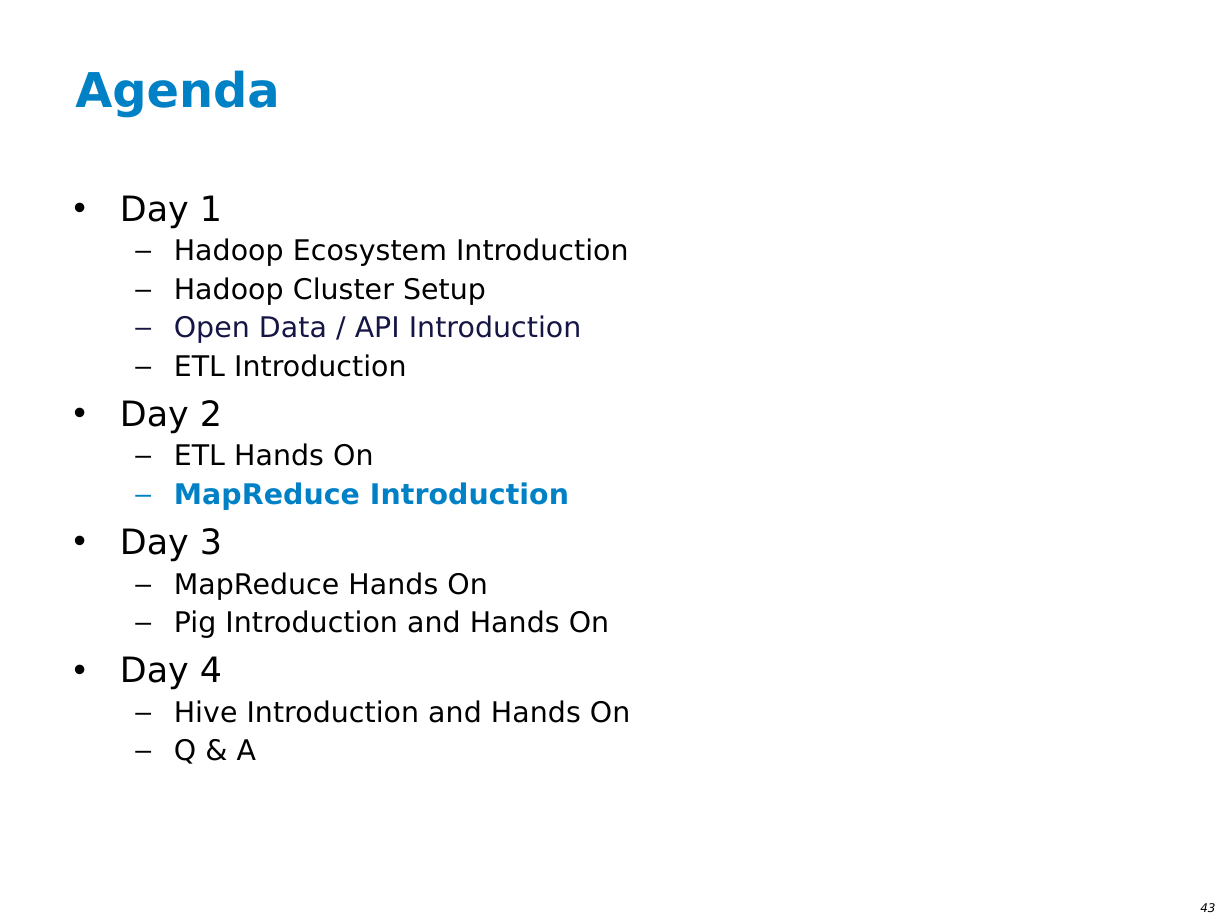
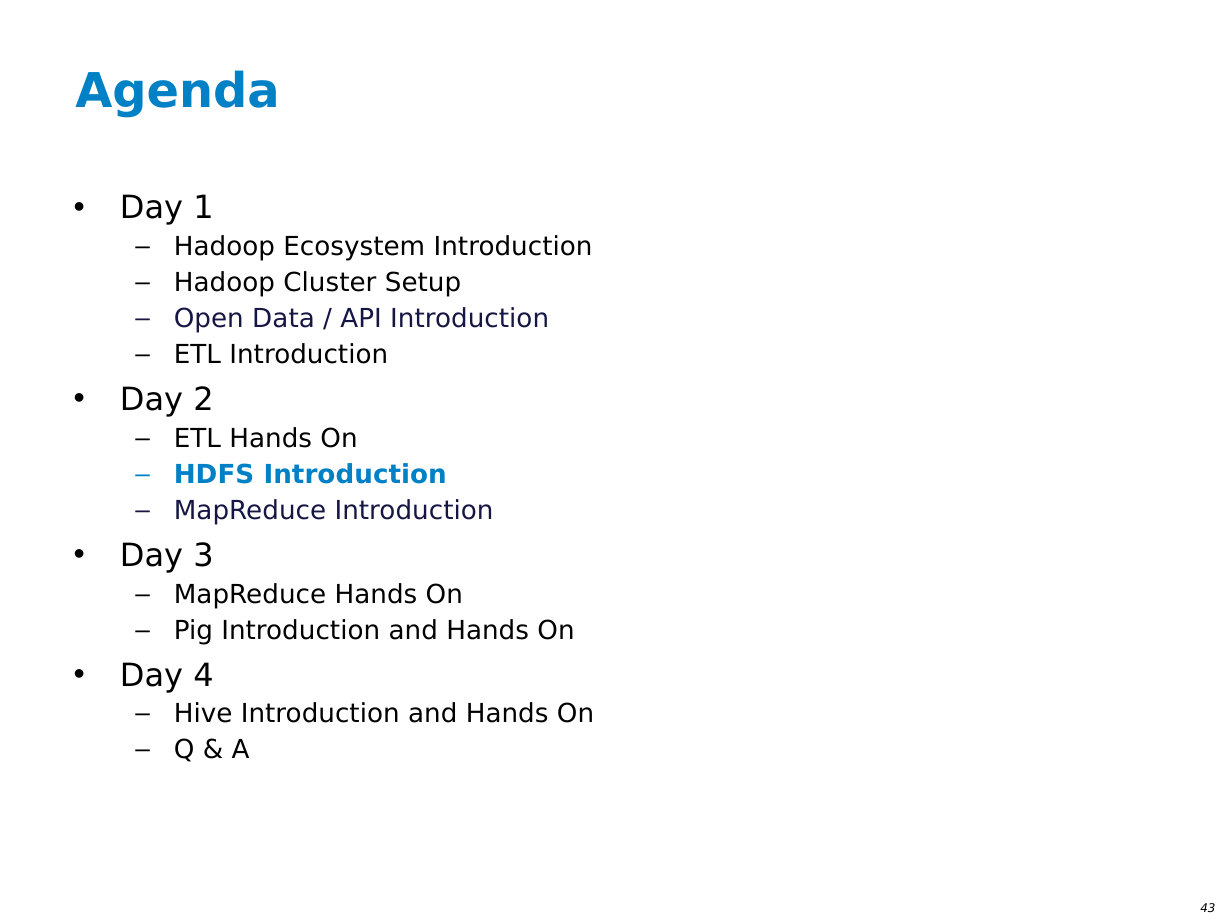
Before and after one commit to ianlin/small-data, a slide deck: slide 43 of training/III_Hadoop_20140607.ppt. Drawn at 1232x924 pixels with LibreOffice and Linux fonts; fonts in the diff are those of the drawing; background and template pictures are left out. Boxes give left, top, right and bottom in pixels: in the first picture for what was removed or moved away, otherwise in the second. Text is boxed around its words. In the diff, an @@ line names an element or a change of style, - is before the commit and + after.

Commit message:
MODIFY: update slide

```diff
--- a/training/III_Hadoop_20140607.ppt
+++ b/training/III_Hadoop_20140607.ppt
@@ text at [120, 194, 594, 762]: size 20.4 to 18.7 pt in "Day 1", "Day 2", "Day 3", "Day 4"; size 16.6 to 15.3 pt in "Hadoop Ecosystem Introduction", "Hadoop Cluster Setup", "Open Data / API Introduction", "ETL Introduction" and 6 more places; text colour #0081C6 to #161645, bold off in "MapReduce Introduction"; bullet colour #0081C6 to #161645 @@
@@ text at [174, 463, 447, 484]: paragraph added @@
+  – HDFS Introduction
```
Also in this commit, not shown: 10 other slides changed, 10 slides added.
